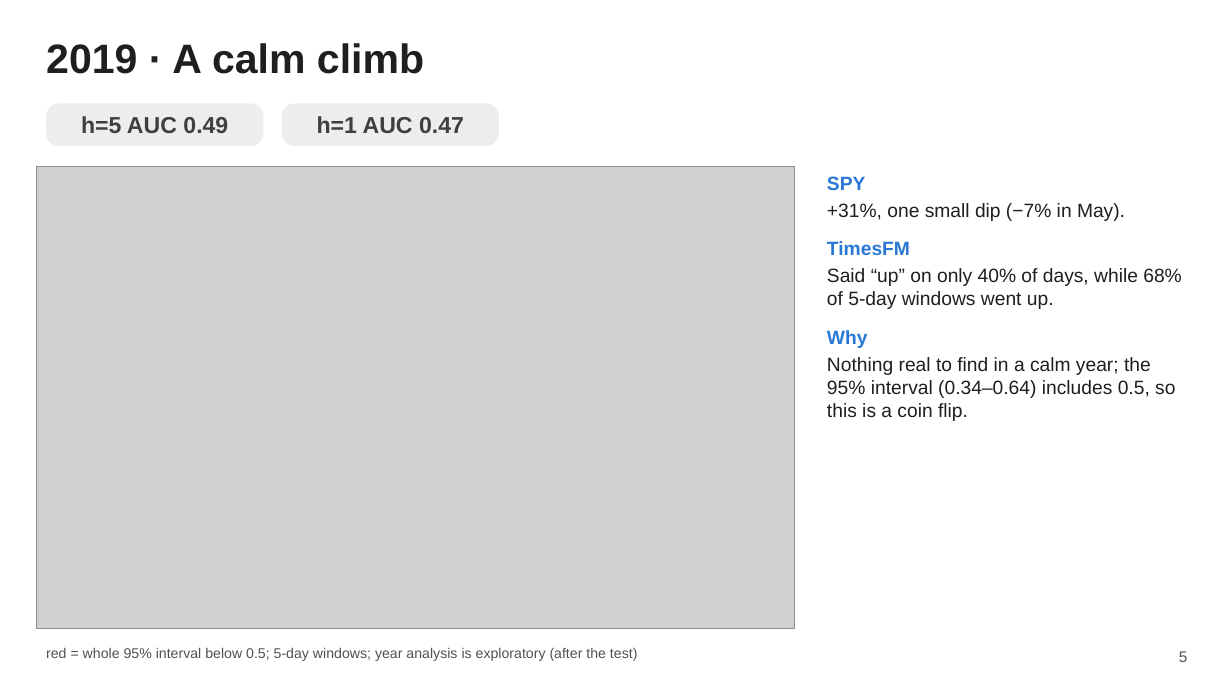
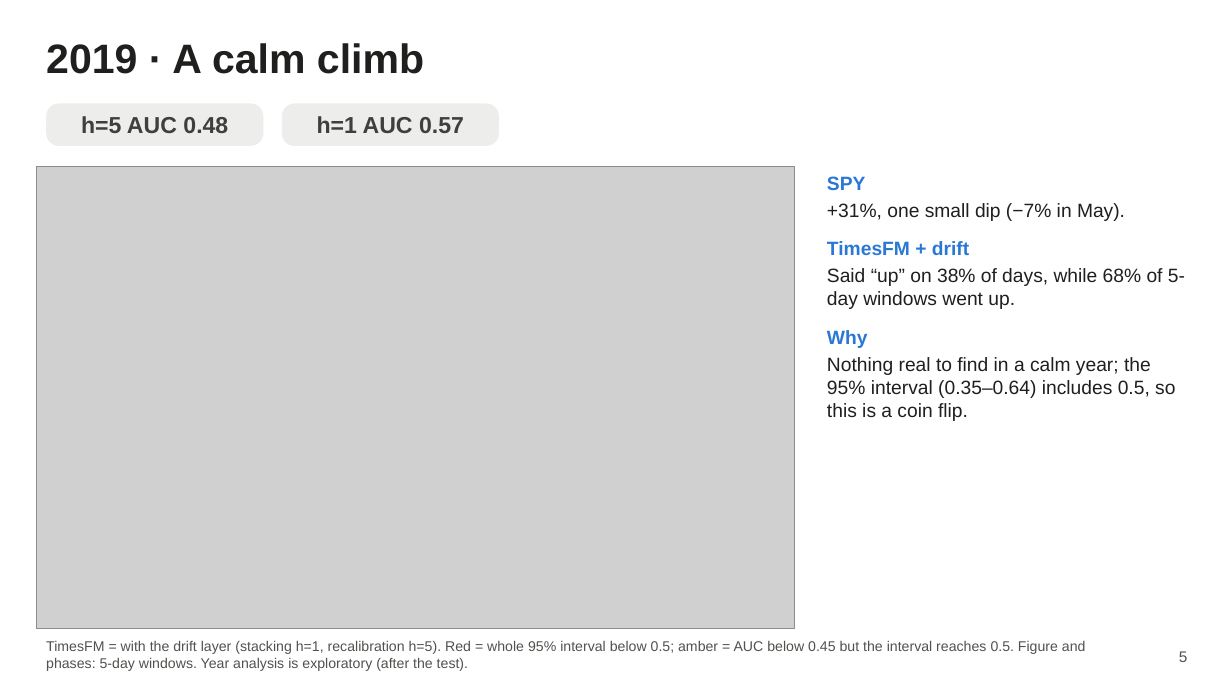
Before and after one commit to AmauryJayr/Predicting-SP500, a slide deck: slide 5 of timesfm3_experiment/slides/timesfm3_slides.pptx. Drawn at 1232x693 pixels with LibreOffice and Linux fonts; fonts in the diff are those of the drawing; grey boxes stand for pictures. Boxes give left, top, right and bottom in pixels: in the first picture for what was removed or moved away, otherwise in the second. Text is boxed around its words. In the diff, an @@ line names an element or a change of style, - is before the commit and + after.

Commit message:
TimesFM-3 slides: drift layer results throughout, new analysis slides
Results and year slides now use TimesFM + drift layer (stacking for h=1,
recalibration for h=5, picked on 2015-2018). Adds the how-it-was-built,
root-cause, drift and VIX slides; removes a stray LibreOffice lock file.

```diff
--- a/timesfm3_experiment/slides/timesfm3_slides.pptx
+++ b/timesfm3_experiment/slides/timesfm3_slides.pptx
@@ text in rounded rectangle at (81,116,228,133): text changed @@
-h=5 AUC 0.49
+h=5 AUC 0.48
@@ text in rounded rectangle at (317,116,464,133): text changed @@
-h=1 AUC 0.47
+h=1 AUC 0.57
@@ text at (827,241,1185,309): text changed @@
-TimesFM
-Said “up” on only 40% of days, while 68% of 5-day windows went up.
+TimesFM + drift
+Said “up” on 38% of days, while 68% of 5-day windows went up.
@@ text at (827,357,1175,421): text changed @@
-Nothing real to find in a calm year; the 95% interval (0.34–0.64) includes 0.5, so this is a coin flip.
+Nothing real to find in a calm year; the 95% interval (0.35–0.64) includes 0.5, so this is a coin flip.
@@ text at (46,641,1086,671): text changed @@
-red = whole 95% interval below 0.5; 5-day windows; year analysis is exploratory (after the test)
+TimesFM = with the drift layer (stacking h=1, recalibration h=5). Red = whole 95% interval below 0.5; amber = AUC below 0.45 but the interval reaches 0.5. Figure and phases: 5-day windows. Year analysis is exploratory (after the test).
```
Also in this commit, not shown: 11 other slides changed, 1 slide added, 20 other files.
